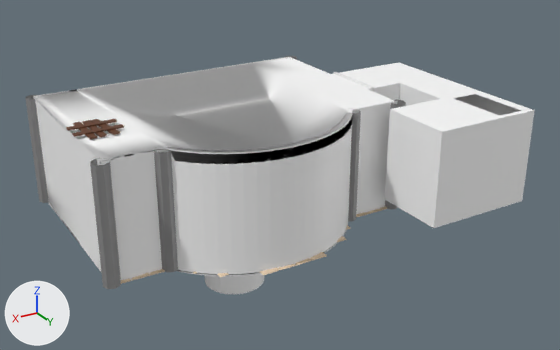
What one commit did to the FBX model Progetto_SVG/Assets/Assets/Models/LevelSelectRoom.fbx.
Before and after are seen from a 50 mm camera at (20.1, 39.2, 21.6) aimed at (-3.3, 0.2, 2.1). Lighting does not change. The marker at lower left points along +X, +Y and +Z. Where no turn or scale is listed for an object, it has been applied to the vertices.

Objects in the first picture: 'CeilingPlanks', 'Columns', 'FloorTile_LP', 'Room'.
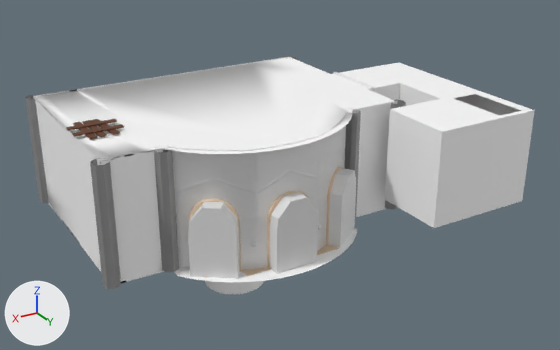
Where the newer file only moved an object's origin or applied its transform, the numbers keep the older frame.

Boxes [x1, y1, x2, y2] around the edits, measured in the pictures (560 x 350 px):
'ArchWall_LP.001', added: after [188, 168, 356, 278]
'FloorTile_LP', reshaped, moved, turned, rescaled: before [121, 206, 387, 284]; after [204, 245, 339, 278]
part 1 of me_circle_001, cut back: before [163, 116, 352, 274]; after [175, 227, 358, 282]
part 2 of me_cube_043, deleted: before [121, 206, 387, 284]
part 3 of me_cube_043, added: after [204, 245, 339, 278]
'ArchWall_LP', unchanged, uncovered by the edit: before [168, 112, 347, 151]; after [168, 112, 347, 270]
'Cube.010', unchanged, uncovered by the edit: after [189, 167, 342, 272]

The change, as a diff of the scene's bpy script:
```diff
--- a/Progetto_SVG/Assets/Assets/Models/LevelSelectRoom.fbx.py
+++ b/Progetto_SVG/Assets/Assets/Models/LevelSelectRoom.fbx.py
@@ mat_innerarch @@
+mat_innerarch = principled_material('InnerArch')
+mat_innerarch.base_color = (0.8, 0.8, 0.8)  # white #e7e7e7
@@ me_circle_001 @@
 # used by ob_room; location = (0.0, 0.0, 0.0)
-me_circle_001.from_pydata(...)  # 591 vertices, 542 faces; spans x -15.3..9.4, y -8.4..9.5, z -4.6..7.1
+me_circle_001.from_pydata(...)  # 558 vertices, 486 faces; spans x -15.3..9.4, y -8.4..9.5, z -4.6..7.1
+# me_circle_001 part 1
+# 53 vertices are removed from x -5.1..5.6, y 4.6..7.2, z 1.8..7.1
+# 75 faces are deleted
+# 20 new vertices lie (0.0, 1.0, 0.0) away from vertices in x -5.6..6.0, y 4.0..7.2, z 0.0
+# 19 new faces join them, mat_floor (white #ffffff)
 me_circle_001.materials.append(mat_floor)
@@ me_cube_043 @@
 # used by ob_floortile_lp; location = (0.0, -2.82, 0.0); rotation_euler = (1.571, 0.0, -1.571), in degrees (90, 0, -90); scale = (0.005, 0.000473, 0.005)
-me_cube_043.from_pydata(...)  # 1776 vertices, 1110 faces; spans x -2035.0..1105.0, y -28.0..250.0, z -1870.0..1900.0
+me_cube_043.from_pydata(...)  # 2381 vertices, 1500 faces; spans x -16.0..9.0, y -8.0..8.0, z 0.0
+# me_cube_043 part 2: 192 loose pieces with 1536 vertices, spanning x -2035.0..1105.0, y -28.0..250.0, z -1870.0..1900.0, are deleted
+# me_cube_043 part 3: 2141 vertices added at x -16.0..9.0, y -8.0..8.0, z 0.0
+# me_cube_043 part 4: the surface is now shaded flat
 me_cube_043.materials.append(mat_floortiles)
@@ me_cube_004 @@
+me_cube_004.from_pydata(...)  # 144 vertices, 72 faces; spans x -5.47..5.47, y 4.69..7.69, z -0.06..4.19
+me_cube_004.materials.append(mat_innerarch)  # white #e7e7e7
@@ ob_floortile_lp @@
 ob_floortile_lp = bpy.data.objects.new('FloorTile_LP', me_cube_043)
-ob_floortile_lp.location = (0.0, -2.82, 0.0)
-ob_floortile_lp.rotation_euler = (1.571, 0.0, -1.571)  # degrees (90, 0, -90)
-ob_floortile_lp.scale = (0.005, 0.000473, 0.005)
+ob_floortile_lp.location = (0.0, 0.0, 0.0)
@@ ob_archwall_lp_001 @@
+ob_archwall_lp_001 = bpy.data.objects.new('ArchWall_LP.001', me_cube_004)
+ob_archwall_lp_001.location = (0.0, 0.0, 0.0)
```
